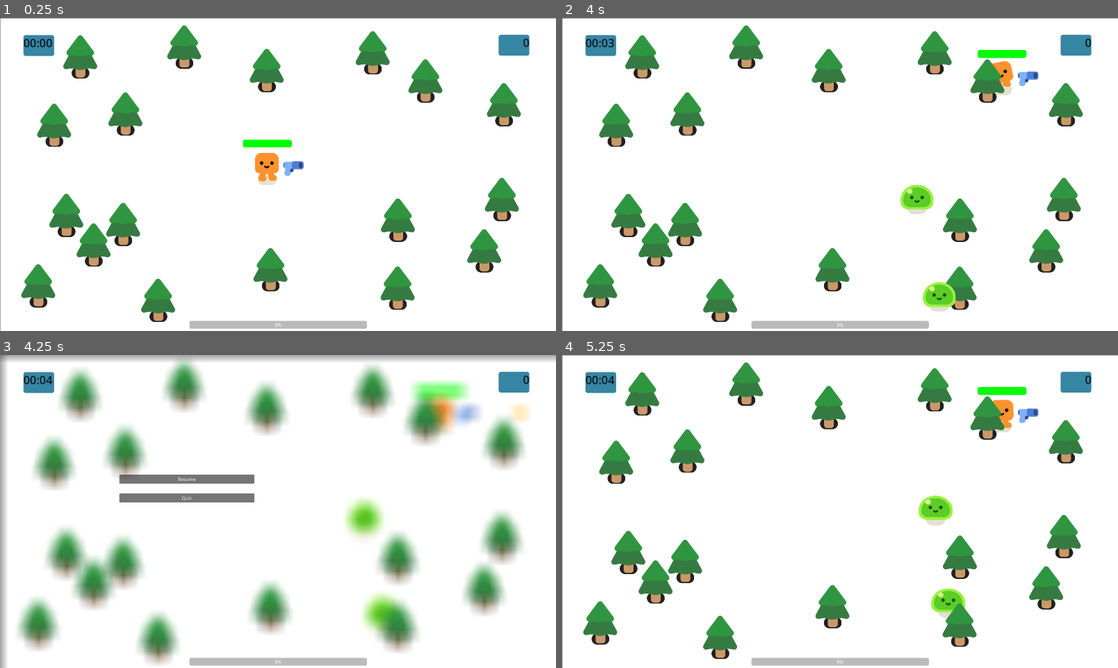
Above: before the commit, frames 1-4 (two rows, left to right).
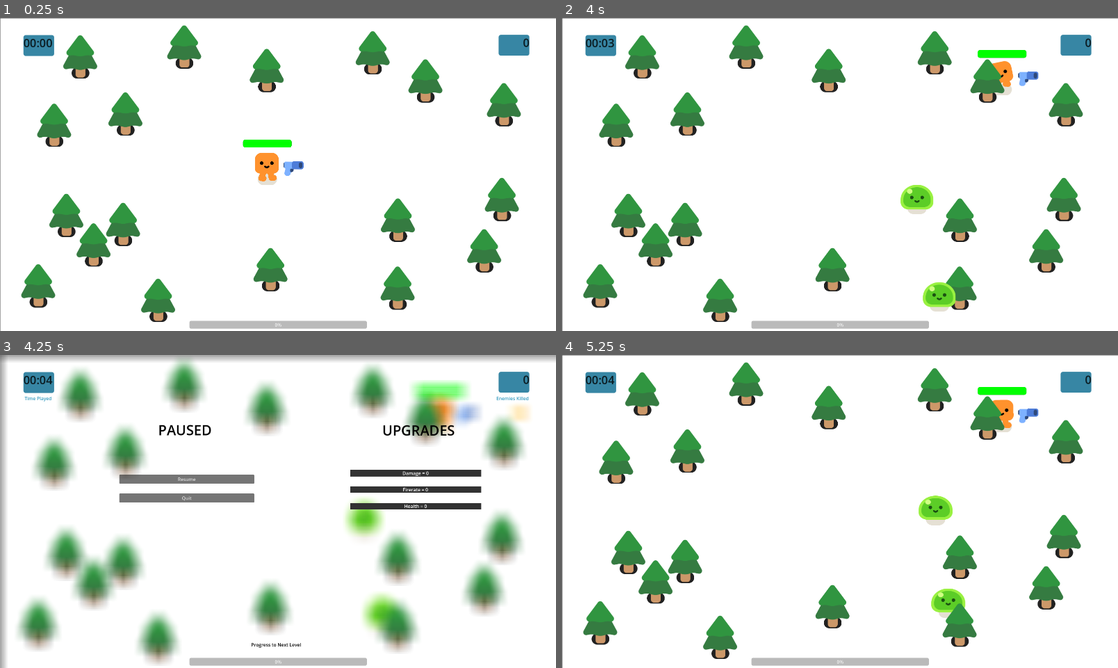
Above: after the commit, the same moments.

Repository: Masone1811/ui-week-6
Game: Godot game, scene res://Survivor Game.tscn
The game is run twice, just before and just after one commit, with the same random seed, the same clock (stepped at 60 frames per second) and the same inputs.
Inputs:
- Up to frame 1 (0.25 s): no input
- Up to frame 2 (4 s): hold D (move_right) 0.53-1.28 s; hold S (move_down) 1.28-2.03 s; hold D (move_right) 2.03-2.78 s; hold W (move_up) 2.78-3.53 s; hold A (move_left) from 3.53 s (still down)
- Up to frame 3 (4.25 s): keep holding A (move_left); tap Escape (pause) at 4.15 s
- Up to frame 4 (5.25 s): release A (move_left) at 5 s; click "Resume" at 5 s

Frames 1-2 are identical in both runs. In frame 3, 2.0% of the frame differs, in the area x 4-96%, y 13-94%; in frame 4, nothing differs.

Commit message:
Update pause menu to have upgrade counter

Diff:
--- a/Survivor Game.tscn
+++ b/Survivor Game.tscn
@@ -285,6 +285,9 @@
 
 [connection signal="health_depleted" from="Player" to="." method="_on_player_health_depleted"]
 [connection signal="pressed" from="UILayer/LevelUpPanel/DamageButton" to="." method="_on_damage_button_pressed"]
+[connection signal="pressed" from="UILayer/LevelUpPanel/DamageButton" to="PauseMenu" method="_on_damage_button_pressed"]
 [connection signal="pressed" from="UILayer/LevelUpPanel/FireRateButton" to="." method="_on_fire_rate_button_pressed"]
+[connection signal="pressed" from="UILayer/LevelUpPanel/FireRateButton" to="PauseMenu" method="_on_fire_rate_button_pressed"]
 [connection signal="pressed" from="UILayer/LevelUpPanel/HealthButton" to="." method="_on_health_button_pressed"]
+[connection signal="pressed" from="UILayer/LevelUpPanel/HealthButton" to="PauseMenu" method="_on_health_button_pressed"]
 [connection signal="timeout" from="Timer" to="." method="_on_timer_timeout"]
--- a/pause_menu.gd
+++ b/pause_menu.gd
@@ -1,6 +1,9 @@
 extends Control
 
 @onready var main = $"../"
+var damage_level := 0
+var fire_level := 0
+var health_level := 0
 
 func _on_resume_pressed() -> void:
 	main.PauseMenu()
@@ -9,3 +12,21 @@
 
 func _on_quit_pressed() -> void:
 	get_tree().quit()
+
+
+
+func _on_damage_button_pressed():
+	damage_level += 1
+	%Damage.text = "Damage = " + str(damage_level)
+
+
+
+func _on_fire_rate_button_pressed():
+	fire_level += 1
+	%Firerate.text = "Firerate = " + str(fire_level)
+
+
+
+func _on_health_button_pressed():
+	health_level += 1
+	%Health.text = "Health = " + str(health_level)
--- a/pause_menu.tscn
+++ b/pause_menu.tscn
@@ -6,6 +6,9 @@
 [sub_resource type="ShaderMaterial" id="ShaderMaterial_d0prb"]
 shader = ExtResource("2_nwcfo")
 shader_parameter/amount = 5.0
+
+[sub_resource type="StyleBoxFlat" id="StyleBoxFlat_d0prb"]
+bg_color = Color(0.19793722, 0.19793725, 0.19793713, 1)
 
 [node name="PauseMenu" type="Control" unique_id=774447475]
 top_level = true
@@ -53,5 +56,137 @@
 layout_mode = 2
 text = "Quit"
 
+[node name="PAUSED" type="MarginContainer" parent="." unique_id=1490749815]
+layout_mode = 1
+anchors_preset = -1
+anchor_left = 0.22000001
+anchor_top = 0.215
+anchor_right = 0.46
+anchor_bottom = 0.28
+offset_left = -0.6000366
+offset_top = -0.19500732
+offset_right = 0.2000122
+offset_bottom = -0.44000244
+
+[node name="Label" type="Label" parent="PAUSED" unique_id=817307611]
+layout_mode = 2
+theme_override_colors/font_color = Color(0.011087579, 0.011087578, 0.01108758, 1)
+theme_override_colors/font_outline_color = Color(1, 1, 1, 1)
+theme_override_font_sizes/font_size = 48
+text = "PAUSED"
+horizontal_alignment = 1
+
+[node name="UPGRADES" type="MarginContainer" parent="." unique_id=1217677182]
+layout_mode = 1
+anchors_preset = -1
+anchor_left = 0.67800003
+anchor_top = 0.21700001
+anchor_right = 0.81900007
+anchor_bottom = 0.266
+offset_left = -0.3400879
+offset_top = 0.45898438
+offset_right = -0.5701904
+offset_bottom = -0.018005371
+
+[node name="Label" type="Label" parent="UPGRADES" unique_id=1292988035]
+layout_mode = 2
+theme_override_colors/font_color = Color(0.0018410678, 0.0018410682, 0.0018410678, 1)
+theme_override_font_sizes/font_size = 48
+text = "UPGRADES"
+horizontal_alignment = 1
+
+[node name="Time Played" type="MarginContainer" parent="." unique_id=320687187]
+layout_mode = 1
+anchors_preset = -1
+anchor_left = 0.056
+anchor_top = 0.133
+anchor_right = 0.11100001
+anchor_bottom = 0.16700001
+offset_left = 0.3199997
+offset_top = -0.009002686
+offset_right = -0.3300171
+offset_bottom = 0.10899353
+
+[node name="Label" type="Label" parent="Time Played" unique_id=1657726046]
+modulate = Color(0.011764706, 0.5137255, 0.69411767, 0.8156863)
+layout_mode = 2
+theme_override_colors/font_color = Color(1, 1, 1, 1)
+text = "Time Played"
+horizontal_alignment = 1
+
+[node name="Enimies Killed" type="MarginContainer" parent="." unique_id=486764920]
+layout_mode = 1
+anchors_preset = -1
+anchor_left = 0.88400006
+anchor_top = 0.133
+anchor_right = 0.938
+anchor_bottom = 0.16700001
+offset_left = -0.5201416
+offset_top = -0.009002686
+offset_right = 0.85998535
+offset_bottom = 0.10899353
+
+[node name="Label" type="Label" parent="Enimies Killed" unique_id=1863342780]
+modulate = Color(0.011764706, 0.5137255, 0.69411767, 0.8156863)
+layout_mode = 2
+theme_override_colors/font_color = Color(1, 1, 1, 1)
+text = "Enemies Killed"
+horizontal_alignment = 1
+
+[node name="Progress to LVL" type="MarginContainer" parent="." unique_id=1418073550]
+layout_mode = 1
+anchors_preset = -1
+anchor_left = 0.453
+anchor_top = 0.8880001
+anchor_right = 0.545
+anchor_bottom = 0.92200005
+offset_left = 0.40997314
+offset_top = 0.37597656
+offset_right = 0.6500244
+offset_bottom = 0.49389648
+
+[node name="Label" type="Label" parent="Progress to LVL" unique_id=822945133]
+layout_mode = 2
+theme_override_colors/font_color = Color(0.029506557, 0.029506557, 0.029506557, 1)
+text = "Progress to Next Level"
+horizontal_alignment = 1
+
+[node name="MarginContainer2" type="MarginContainer" parent="." unique_id=1550396890]
+layout_mode = 1
+anchors_preset = -1
+anchor_left = 0.628
+anchor_top = 0.36800003
+anchor_right = 0.85800004
+anchor_bottom = 0.573
+offset_left = 0.15991211
+offset_top = 0.33596802
+offset_right = -0.7401123
+offset_bottom = -0.12902832
+
+[node name="VBoxContainer" type="VBoxContainer" parent="MarginContainer2" unique_id=74688081]
+layout_mode = 2
+theme_override_constants/separation = 34
+
+[node name="Damage" type="Label" parent="MarginContainer2/VBoxContainer" unique_id=433784383]
+unique_name_in_owner = true
+layout_mode = 2
+theme_override_styles/normal = SubResource("StyleBoxFlat_d0prb")
+text = "Damage = 0"
+horizontal_alignment = 1
+
+[node name="Firerate" type="Label" parent="MarginContainer2/VBoxContainer" unique_id=1319086657]
+unique_name_in_owner = true
+layout_mode = 2
+theme_override_styles/normal = SubResource("StyleBoxFlat_d0prb")
+text = "Firerate = 0"
+horizontal_alignment = 1
+
+[node name="Health" type="Label" parent="MarginContainer2/VBoxContainer" unique_id=2136586707]
+unique_name_in_owner = true
+layout_mode = 2
+theme_override_styles/normal = SubResource("StyleBoxFlat_d0prb")
+text = "Health = 0"
+horizontal_alignment = 1
+
 [connection signal="pressed" from="MarginContainer/VBoxContainer/Resume" to="." method="_on_resume_pressed"]
 [connection signal="pressed" from="MarginContainer/VBoxContainer/Quit" to="." method="_on_quit_pressed"]
